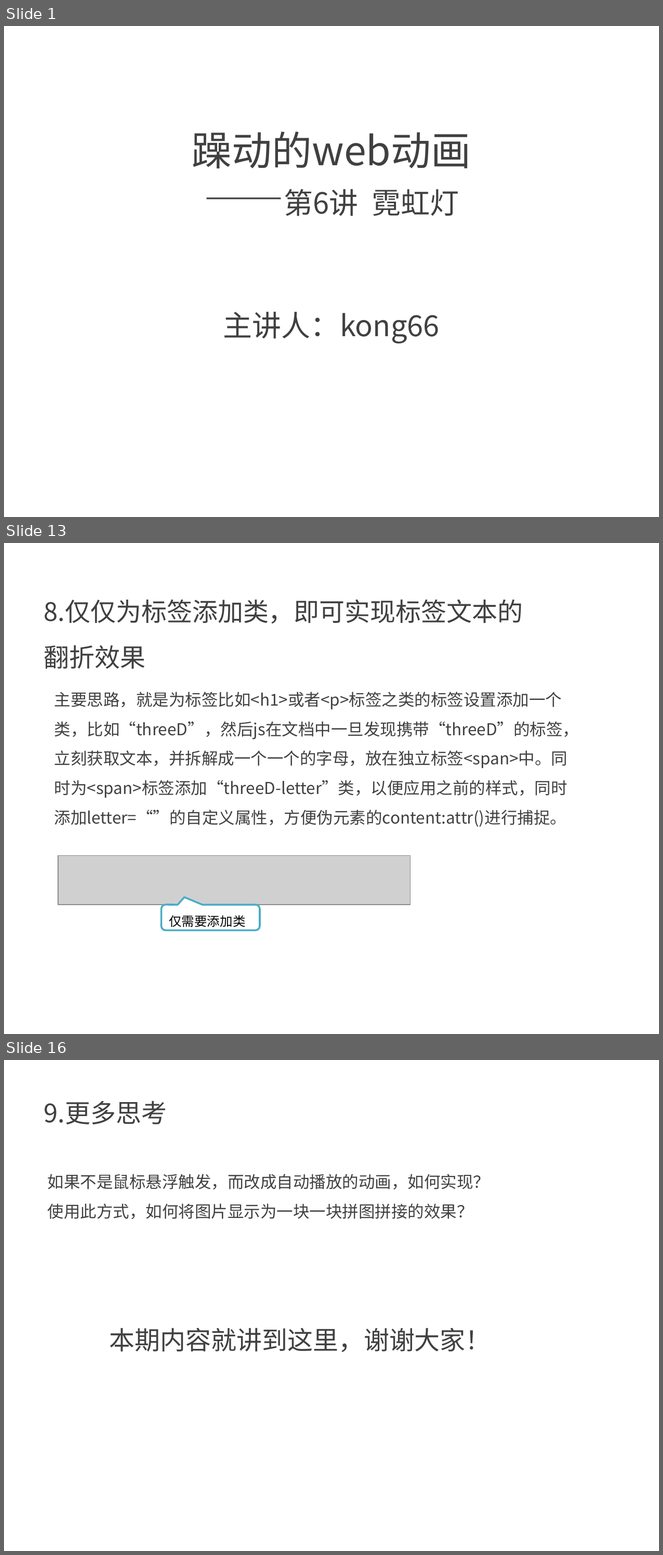
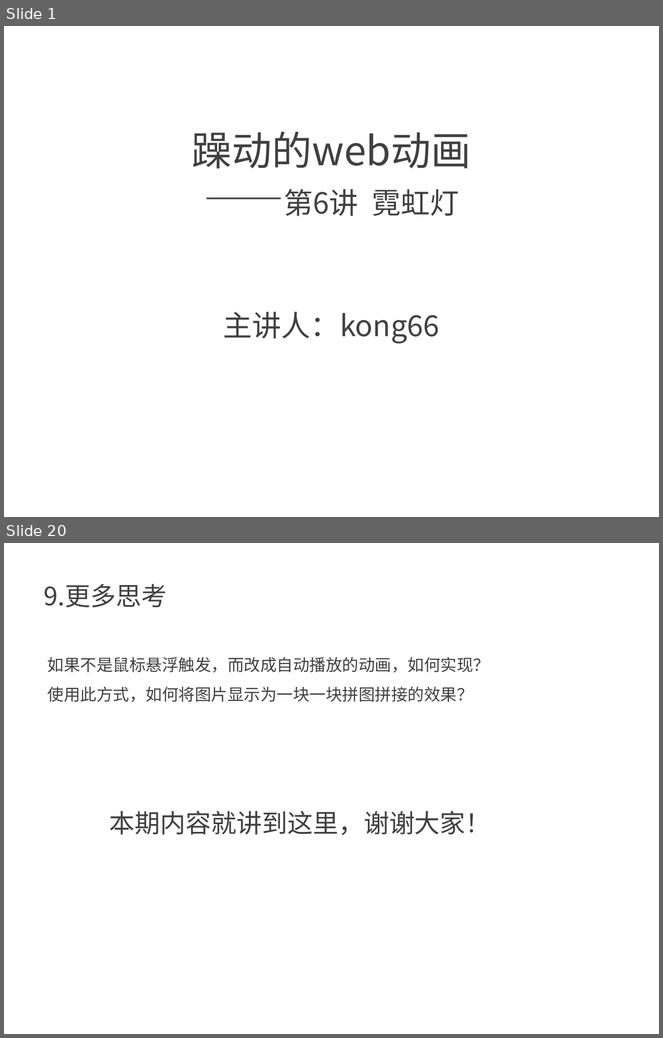
Before and after one commit to kong66/webAni, a slide deck: 6-neon/neon.pptx. Shown one above the other, each under a label of ours: slides 1, 13 and 16 before the commit, slides 1 and 20 after it; the slides between them are not shown. The pictures are 663x1555 and 663x1038 pixels, drawn with LibreOffice and Linux fonts; fonts in the diff are those of the drawing; grey boxes stand for pictures. Boxes give left, top, right and bottom in pixels: in the first picture for what was removed or moved away, otherwise in the second. Text is boxed around its words. In the diff, an @@ line names an element or a change of style, - is before the commit and + after.

```diff
--- a/6-neon/neon.pptx
+++ b/6-neon/neon.pptx
@@ slide 13 removed at (x1=4, y1=543, x2=659, y2=1034), background #FFFFFF @@
@@ text removed at (x1=44, y1=599, x2=523, y2=669) @@
-8.仅仅为标签添加类，即可实现标签文本的翻折效果
@@ text removed at (x1=54, y1=692, x2=580, y2=827) @@
-主要思路，就是为标签比如<h1>或者<p>标签之类的标签设置添加一个类，比如“threeD”，然后js在文档中一旦发现携带“threeD”的标签，立刻获取文本，并拆解成一个一个的字母，放在独立标签<span>中。同时为<span>标签添加“threeD-letter”类，以便应用之前的样式，同时添加letter=“”的自定义属性，方便伪元素的content:attr()进行捕捉。
@@ picture removed at (x1=59, y1=856, x2=411, y2=905) @@
@@ rounded speech box removed at (x1=161, y1=905, x2=259, y2=930) @@
-仅需要添加类
@@ what was slide 16 is now slide 20 @@
```
Also in this commit, not shown: 4 slides changed, 14 slides added, 9 other slides removed, 1 other file.
